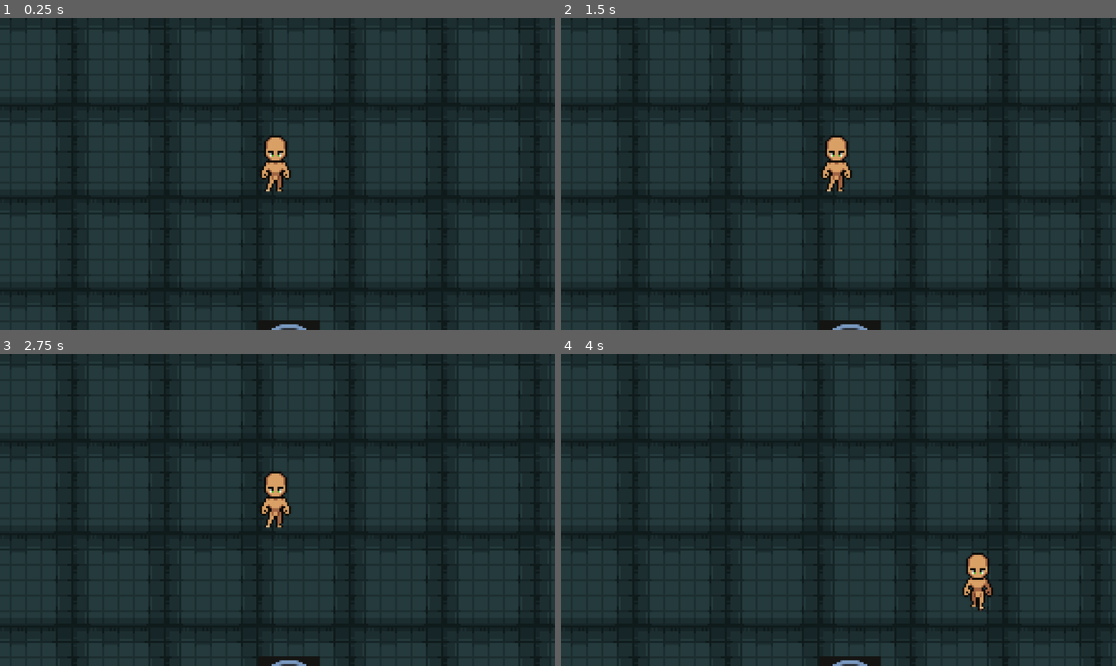
Above: before the commit, frames 1-4 (two rows, left to right).
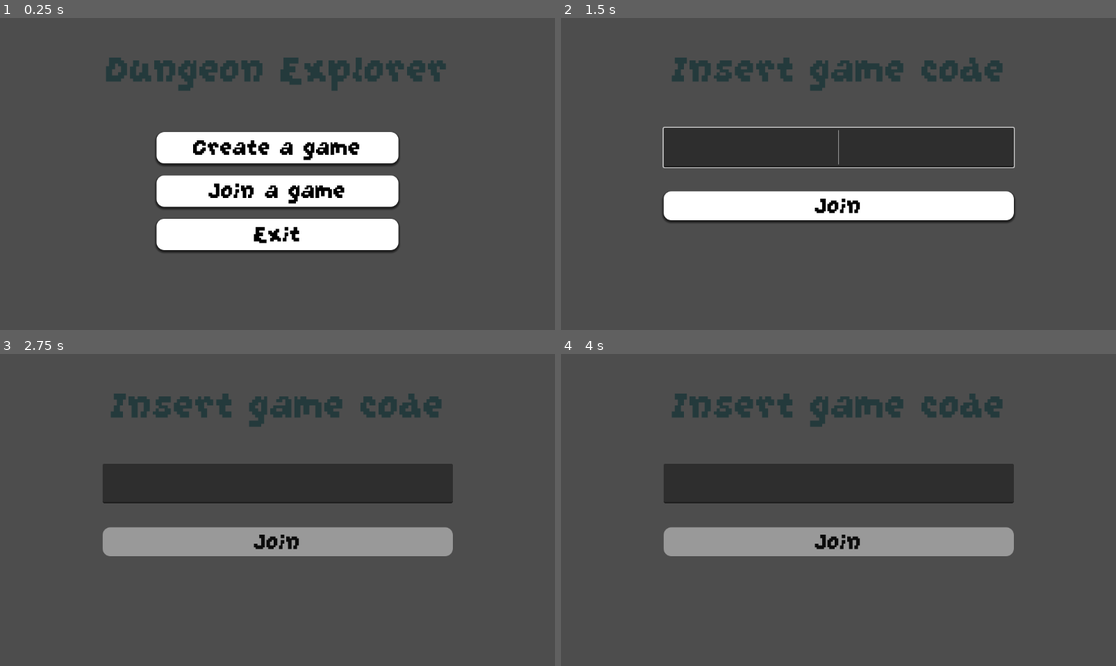
Above: after the commit, the same moments.

Repository: Marcooo33/Dungeon-Explorer
Game: Godot game, scene res://scenes/main_menu/main_menu.tscn
Same seed, same stepped clock (60 frames per second), same inputs: the game is played once before the commit and once after it. Before the commit the project starts from res://scenes/game.tscn.
Inputs (mouse positions are in pixels of both pictures, inside the frame that each line leads up to):
- Up to frame 1 (0.25 s): no input
- Up to frame 2 (1.5 s): click (838, 149) at 0.5 s, where only the run after the commit has a clickable "Create a game"; click (838, 189) at 1.25 s, where only the run after the commit has a clickable "Join a game"
- Up to frame 3 (2.75 s): click (277, 541) at 2 s, where only the run after the commit has a clickable "Join"
- Up to frame 4 (4 s): hold D (move_right) 2.78-3.53 s; hold S (move_down) from 3.53 s (still down)

The runs differ from the first frame. In frame 1, 97% of the frame differs, in the area x 0-100%, y 0-100%; in frame 2, 90%; in frame 3, 91%; in frame 4, 90%.

Commit message:
feat [main]: create main menu and connect to server
- !!! se si sbaglia codice di invito allora bisogna riavviare l'app

Co-Authored-By: 4lePl4y <215759906+4lePl4y@users.noreply.github.com>

Diff:
--- /dev/null
+++ b/client/network/NetworkManager.gd
@@ -0,0 +1,54 @@
+extends Node
+
+var SERVER_IP = OS.get_environment("SERVER_IP") if OS.has_environment("SERVER_IP") else "127.0.0.1"
+var SERVER_PORT = OS.get_environment("SERVER_PORT") if OS.has_environment("PORT") else "8080"
+
+var matchmaker_socket = StreamPeerTCP.new()
+var game_socket = StreamPeerTCP.new()
+
+# Segnali per avvisare il resto del gioco quando succede qualcosa
+signal matchmaker_connected
+signal game_started(port)
+
+func _ready():
+	# Connessione automatica all'avvio
+	var err = matchmaker_socket.connect_to_host(SERVER_IP, int(SERVER_PORT))
+	if err == OK:
+		print("NetworkManager: Tentativo di connessione al Matchmaker...")
+	else:
+		print("NetworkManager: Errore inizializzazione socket: ", err)
+
+func _process(_delta):
+	_monitor_socket(matchmaker_socket, "Matchmaker")
+	_monitor_socket(game_socket, "GameServer")
+
+func _monitor_socket(socket: StreamPeerTCP, label: String):
+	socket.poll()
+	var status = socket.get_status()
+
+	if status == StreamPeerTCP.STATUS_CONNECTED:
+		var available_bytes = socket.get_available_bytes()
+		if available_bytes > 0:
+			var data = socket.get_utf8_string(available_bytes)
+			_handle_data(label, data) # Elaboriamo i dati invece di rispedirli indietro
+	elif status == StreamPeerTCP.STATUS_ERROR:
+		print("ERRORE: Problema con ", label)
+
+# Gestione dei messaggi in arrivo
+func _handle_data(source: String, data: String):
+	print("Ricevuto da ", source, ": ", data)
+
+	if source == "Matchmaker":
+		var game_port = data.get_slice(" ", 2).to_int()
+		connect_to_game_server(game_port)
+
+func send_to_matchmaker(msg: String):
+	if matchmaker_socket.get_status() == StreamPeerTCP.STATUS_CONNECTED:
+		matchmaker_socket.put_data((msg + "\n").to_utf8_buffer()) # Aggiungi \n per il server
+		print("Inviato: ", msg)
+
+func connect_to_game_server(port: int):
+	print("Connessione al Game Server sulla porta: ", port)
+	var err = game_socket.connect_to_host(SERVER_IP, port)
+	if err == OK:
+		emit_signal("game_started", port)
--- a/client/project.godot
+++ b/client/project.godot
@@ -11,9 +11,13 @@
 [application]
 
 config/name="dungeon-explorer"
-run/main_scene="uid://bj8687ybo8yhn"
+run/main_scene="uid://c62nvk4fmrsri"
 config/features=PackedStringArray("4.6", "GL Compatibility")
 config/icon="res://icon.svg"
+
+[autoload]
+
+NetworkManager="*uid://dnq8aytad4rdv"
 
 [input]
 
--- a/client/scenes/game.tscn
+++ b/client/scenes/game.tscn
@@ -15,3 +15,9 @@
 [node name="Camera2D" type="Camera2D" parent="." unique_id=818145962]
 position = Vector2(154, 84)
 zoom = Vector2(4, 4)
+
+[node name="MainMenu" type="Control" parent="." unique_id=863300638]
+layout_mode = 3
+anchors_preset = 0
+offset_right = 40.0
+offset_bottom = 40.0
--- /dev/null
+++ b/client/scenes/main_menu/join_menu/code_line_edit.gd
@@ -0,0 +1,14 @@
+extends LineEdit
+
+func _ready():
+	# Richiede il focus appena la scena è pronta
+	grab_focus()
+
+
+func _on_text_changed(new_text: String) -> void:
+	# Memorizziamo la posizione del cursore per evitare che salti alla fine
+	var caret_pos = get_caret_column()
+	# Trasformiamo il testo in maiuscolo
+	text = new_text.to_upper()
+	# Ripristiniamo la posizione del cursore
+	set_caret_column(caret_pos)
--- /dev/null
+++ b/client/scenes/main_menu/join_menu/join_menu.gd
@@ -0,0 +1,12 @@
+extends Control
+
+
+func _on_join_button_pressed() -> void:
+	var input_code = $VBoxContainer/CodeLineEdit.text
+	if NetworkManager.matchmaker_socket.get_status() == StreamPeerTCP.STATUS_CONNECTED:
+		NetworkManager.send_to_matchmaker("JOIN " + input_code)
+		# Suggerimento: non cambiare scena subito.
+		# Aspetta che il server ti confermi la creazione!
+		# Puoi farlo collegandoti al segnale 'game_started'
+	else:
+		print("Impossibile creare partita: Matchmaker non connesso.")
--- /dev/null
+++ b/client/scenes/main_menu/join_menu/join_menu.tscn
@@ -0,0 +1,108 @@
+[gd_scene format=3 uid="uid://o02uktcrbgr1"]
+
+[ext_resource type="FontFile" uid="uid://bddg2pa2n2t0j" path="res://scenes/main_menu/GrapeSoda.ttf" id="1_6ahre"]
+[ext_resource type="Script" uid="uid://dkcmxshe1fdt8" path="res://scenes/main_menu/join_menu/join_menu.gd" id="1_mn2gc"]
+[ext_resource type="Script" uid="uid://cpqeg56vnhlem" path="res://scenes/main_menu/join_menu/code_line_edit.gd" id="3_c4ob7"]
+
+[sub_resource type="StyleBoxTexture" id="StyleBoxTexture_mn2gc"]
+
+[sub_resource type="FontVariation" id="FontVariation_c4ob7"]
+base_font = ExtResource("1_6ahre")
+spacing_glyph = 30
+
+[sub_resource type="StyleBoxFlat" id="StyleBoxFlat_mn2gc"]
+bg_color = Color(1, 1, 1, 1)
+corner_radius_top_left = 16
+corner_radius_top_right = 16
+corner_radius_bottom_right = 16
+corner_radius_bottom_left = 16
+shadow_size = 5
+shadow_offset = Vector2(0, 3)
+
+[sub_resource type="StyleBoxFlat" id="StyleBoxFlat_c4ob7"]
+corner_radius_top_left = 16
+corner_radius_top_right = 16
+corner_radius_bottom_right = 16
+corner_radius_bottom_left = 16
+
+[sub_resource type="StyleBoxFlat" id="StyleBoxFlat_ye38i"]
+corner_radius_top_left = 16
+corner_radius_top_right = 16
+corner_radius_bottom_right = 16
+corner_radius_bottom_left = 16
+
+[node name="JoinMenu" type="Control" unique_id=183213359]
+layout_mode = 3
+anchors_preset = 15
+anchor_right = 1.0
+anchor_bottom = 1.0
+grow_horizontal = 2
+grow_vertical = 2
+script = ExtResource("1_mn2gc")
+
+[node name="Panel" type="Panel" parent="." unique_id=1452962850]
+layout_mode = 1
+anchors_preset = 15
+anchor_right = 1.0
+anchor_bottom = 1.0
+grow_horizontal = 2
+grow_vertical = 2
+theme_override_styles/panel = SubResource("StyleBoxTexture_mn2gc")
+
+[node name="Label" type="Label" parent="Panel" unique_id=588698339]
+layout_mode = 1
+anchors_preset = 5
+anchor_left = 0.5
+anchor_right = 0.5
+offset_left = -20.0
+offset_top = 57.0
+offset_right = 20.0
+offset_bottom = 80.0
+grow_horizontal = 2
+theme_override_colors/font_color = Color(0.14117648, 0.22745098, 0.23529412, 1)
+theme_override_fonts/font = ExtResource("1_6ahre")
+theme_override_font_sizes/font_size = 100
+text = "Insert game code"
+
+[node name="VBoxContainer" type="VBoxContainer" parent="." unique_id=351110372]
+layout_mode = 1
+anchors_preset = 8
+anchor_left = 0.5
+anchor_top = 0.5
+anchor_right = 0.5
+anchor_bottom = 0.5
+offset_left = -363.5
+offset_top = -96.375
+offset_right = 363.5
+offset_bottom = 96.375
+grow_horizontal = 2
+grow_vertical = 2
+theme_override_constants/separation = 50
+
+[node name="CodeLineEdit" type="LineEdit" parent="VBoxContainer" unique_id=1087977495]
+layout_mode = 2
+size_flags_vertical = 3
+theme_override_fonts/font = SubResource("FontVariation_c4ob7")
+theme_override_font_sizes/font_size = 70
+alignment = 1
+max_length = 6
+context_menu_enabled = false
+caret_blink = true
+script = ExtResource("3_c4ob7")
+
+[node name="JoinButton" type="Button" parent="VBoxContainer" unique_id=456174614]
+layout_mode = 2
+theme_override_colors/font_color = Color(0, 0, 0, 1)
+theme_override_colors/font_hover_color = Color(0, 0, 0, 0.9254902)
+theme_override_colors/font_hover_pressed_color = Color(1, 1, 1, 1)
+theme_override_colors/font_outline_color = Color(0, 0, 0, 0.59607846)
+theme_override_fonts/font = ExtResource("1_6ahre")
+theme_override_font_sizes/font_size = 60
+theme_override_styles/normal = SubResource("StyleBoxFlat_mn2gc")
+theme_override_styles/pressed = SubResource("StyleBoxFlat_c4ob7")
+theme_override_styles/hover = SubResource("StyleBoxFlat_ye38i")
+text = "Join"
+metadata/_edit_use_anchors_ = true
+
+[connection signal="text_changed" from="VBoxContainer/CodeLineEdit" to="VBoxContainer/CodeLineEdit" method="_on_text_changed"]
+[connection signal="pressed" from="VBoxContainer/JoinButton" to="." method="_on_join_button_pressed"]
--- /dev/null
+++ b/client/scenes/main_menu/main_menu.gd
@@ -0,0 +1,23 @@
+extends Control
+
+func _on_createGame_button_pressed() -> void:
+	if NetworkManager.matchmaker_socket.get_status() == StreamPeerTCP.STATUS_CONNECTED:
+		NetworkManager.send_to_matchmaker("CREATE")
+		# Suggerimento: non cambiare scena subito.
+		# Aspetta che il server ti confermi la creazione!
+		# Puoi farlo collegandoti al segnale 'game_started'
+	else:
+		print("Impossibile creare partita: Matchmaker non connesso.")
+
+func _ready():
+	# Opzionale: connettiti al segnale per cambiare scena solo quando la porta è pronta
+	NetworkManager.connect("game_started", _on_game_ready)
+
+func _on_game_ready(_port):
+	get_tree().change_scene_to_file("res://scenes/game.tscn")
+
+func _on_joinGame_button_pressed() -> void:
+	get_tree().change_scene_to_file("res://scenes/main_menu/join_menu/join_menu.tscn")
+
+func _on_exit_button_pressed() -> void:
+	get_tree().quit()
--- /dev/null
+++ b/client/scenes/main_menu/main_menu.tscn
@@ -0,0 +1,124 @@
+[gd_scene format=3 uid="uid://c62nvk4fmrsri"]
+
+[ext_resource type="Script" uid="uid://dq6o7w3v4j0va" path="res://scenes/main_menu/main_menu.gd" id="1_f5okj"]
+[ext_resource type="FontFile" uid="uid://bddg2pa2n2t0j" path="res://scenes/main_menu/GrapeSoda.ttf" id="2_o5w3e"]
+
+[sub_resource type="StyleBoxTexture" id="StyleBoxTexture_jc45y"]
+
+[sub_resource type="StyleBoxFlat" id="StyleBoxFlat_d3a7t"]
+bg_color = Color(1, 1, 1, 1)
+corner_radius_top_left = 16
+corner_radius_top_right = 16
+corner_radius_bottom_right = 16
+corner_radius_bottom_left = 16
+shadow_size = 5
+shadow_offset = Vector2(0, 3)
+
+[sub_resource type="StyleBoxFlat" id="StyleBoxFlat_0ebjn"]
+corner_radius_top_left = 16
+corner_radius_top_right = 16
+corner_radius_bottom_right = 16
+corner_radius_bottom_left = 16
+
+[sub_resource type="StyleBoxFlat" id="StyleBoxFlat_ob46e"]
+corner_radius_top_left = 16
+corner_radius_top_right = 16
+corner_radius_bottom_right = 16
+corner_radius_bottom_left = 16
+
+[node name="MainMenu" type="Control" unique_id=1474532954]
+layout_mode = 3
+anchors_preset = 15
+anchor_right = 1.0
+anchor_bottom = 1.0
+grow_horizontal = 2
+grow_vertical = 2
+script = ExtResource("1_f5okj")
+
+[node name="Panel" type="Panel" parent="." unique_id=951290453]
+layout_mode = 1
+anchors_preset = 15
+anchor_right = 1.0
+anchor_bottom = 1.0
+grow_horizontal = 2
+grow_vertical = 2
+theme_override_styles/panel = SubResource("StyleBoxTexture_jc45y")
+
+[node name="Label" type="Label" parent="Panel" unique_id=1398404792]
+layout_mode = 1
+anchors_preset = 5
+anchor_left = 0.5
+anchor_right = 0.5
+offset_left = -20.0
+offset_top = 57.0
+offset_right = 20.0
+offset_bottom = 80.0
+grow_horizontal = 2
+theme_override_colors/font_color = Color(0.14117648, 0.22745098, 0.23529412, 1)
+theme_override_fonts/font = ExtResource("2_o5w3e")
+theme_override_font_sizes/font_size = 100
+text = "Dungeon Explorer"
+
+[node name="VBoxContainer" type="VBoxContainer" parent="." unique_id=156078512]
+layout_mode = 1
+anchors_preset = 8
+anchor_left = 0.5
+anchor_top = 0.5
+anchor_right = 0.5
+anchor_bottom = 0.5
+offset_left = -251.0
+offset_top = -87.5
+offset_right = 251.0
+offset_bottom = 157.5
+grow_horizontal = 2
+grow_vertical = 2
+theme_override_constants/separation = 25
+
+[node name="CreateButton" type="Button" parent="VBoxContainer" unique_id=1468813064]
+layout_mode = 2
+size_flags_vertical = 3
+theme_override_colors/font_color = Color(0, 0, 0, 1)
+theme_override_colors/font_hover_color = Color(0, 0, 0, 0.9254902)
+theme_override_colors/font_hover_pressed_color = Color(1, 1, 1, 1)
+theme_override_colors/font_outline_color = Color(0, 0, 0, 0.59607846)
+theme_override_fonts/font = ExtResource("2_o5w3e")
+theme_override_font_sizes/font_size = 60
+theme_override_styles/normal = SubResource("StyleBoxFlat_d3a7t")
+theme_override_styles/pressed = SubResource("StyleBoxFlat_0ebjn")
+theme_override_styles/hover = SubResource("StyleBoxFlat_ob46e")
+text = "Create a game"
+metadata/_edit_use_anchors_ = true
+
+[node name="JoinButton" type="Button" parent="VBoxContainer" unique_id=635093589]
+layout_mode = 2
+size_flags_vertical = 3
+theme_override_colors/font_color = Color(0, 0, 0, 1)
+theme_override_colors/font_hover_color = Color(0, 0, 0, 0.9254902)
+theme_override_colors/font_hover_pressed_color = Color(1, 1, 1, 1)
+theme_override_colors/font_outline_color = Color(0, 0, 0, 0.59607846)
+theme_override_fonts/font = ExtResource("2_o5w3e")
+theme_override_font_sizes/font_size = 60
+theme_override_styles/normal = SubResource("StyleBoxFlat_d3a7t")
+theme_override_styles/pressed = SubResource("StyleBoxFlat_0ebjn")
+theme_override_styles/hover = SubResource("StyleBoxFlat_ob46e")
+text = "Join a game"
+metadata/_edit_use_anchors_ = true
+
+[node name="ExitButton" type="Button" parent="VBoxContainer" unique_id=804280272]
+layout_mode = 2
+size_flags_vertical = 3
+theme_override_colors/font_color = Color(0, 0, 0, 1)
+theme_override_colors/font_hover_color = Color(0, 0, 0, 0.9254902)
+theme_override_colors/font_hover_pressed_color = Color(1, 1, 1, 1)
+theme_override_colors/font_outline_color = Color(0, 0, 0, 0.59607846)
+theme_override_fonts/font = ExtResource("2_o5w3e")
+theme_override_font_sizes/font_size = 60
+theme_override_styles/normal = SubResource("StyleBoxFlat_d3a7t")
+theme_override_styles/pressed = SubResource("StyleBoxFlat_0ebjn")
+theme_override_styles/hover = SubResource("StyleBoxFlat_ob46e")
+text = "Exit"
+metadata/_edit_use_anchors_ = true
+
+[connection signal="pressed" from="VBoxContainer/CreateButton" to="." method="_on_createGame_button_pressed"]
+[connection signal="pressed" from="VBoxContainer/JoinButton" to="." method="_on_joinGame_button_pressed"]
+[connection signal="pressed" from="VBoxContainer/ExitButton" to="." method="_on_exit_button_pressed"]
--- a/client/scenes/network.gd
+++ /dev/null
@@ -1,47 +0,0 @@
-extends Node
-
-var SERVER_IP = OS.get_environment("SERVER_IP") if OS.has_environment("SERVER_IP") else "127.0.0.1"
-var SERVER_PORT = OS.get_environment("SERVER_PORT") if OS.has_environment("PORT") else "8080"
-var matchmaker_socket = StreamPeerTCP.new()
-var game_socket = StreamPeerTCP.new()
-var message_sent = false # Flag per evitare di inviare il messaggio a ripetizione
-
-func _ready():
-	print("DEBUG: Lo script di rete è partito!")
-	var socket_connection_status = matchmaker_socket.connect_to_host(SERVER_IP, SERVER_PORT.to_int())
-	if socket_connection_status == OK:
-		print("Tentativo di connessione al matchmaker in corso...")
-	else:
-		print("Errore immediato di connessione al matchmaker: ", socket_connection_status)
-
-func _process(_delta):
-	matchmaker_socket.poll() # Necessario per aggiornare lo stato del socket
-	var status = matchmaker_socket.get_status()
-
-	if status == StreamPeerTCP.STATUS_CONNECTED:
-		if not message_sent:
-			# Creazione messaggio e invio messaggio
-			var msg = "CREATE"
-			var bytes=msg.to_utf8_buffer()
-			matchmaker_socket.put_data(bytes)
-			print("Inviato al matchmaker: ", msg)
-			message_sent = true # Segnamo che l'invio è avvenuto
-
-		if matchmaker_socket.get_available_bytes() > 0:
-			# Prendiamo la risposta del server
-			var data = matchmaker_socket.get_utf8_string(matchmaker_socket.get_available_bytes())
-			print("Ricevuto dal matchmaker: ", data)
-			var game_port = data.get_slice(" ", 2).to_int();
-
-			# Creaiamo la socket per la partita
-			await get_tree().create_timer(2.0).timeout
-			var socket_connection_status = game_socket.connect_to_host(SERVER_IP, game_port)
-			if socket_connection_status == OK:
-				print("Tentativo di connessione alla partita in corso...")
-			else:
-				print("Errore immediato di connessione alla partita: ", socket_connection_status)
-
-	elif status == StreamPeerTCP.STATUS_ERROR or status == StreamPeerTCP.STATUS_NONE:
-		if message_sent: # Se eravamo connessi e ora non più
-			print("Connessione persa o errore col matchmaker.")
-			message_sent = false
Not shown, added: client/network/NetworkManager.gd.uid
Binary file added: client/scenes/main_menu/GrapeSoda.ttf
Not shown, added: client/scenes/main_menu/GrapeSoda.ttf.import
Not shown, added: client/scenes/main_menu/join_menu/code_line_edit.gd.uid
Not shown, added: client/scenes/main_menu/join_menu/join_menu.gd.uid
Not shown, added: client/scenes/main_menu/main_menu.gd.uid
Not shown, removed: client/scenes/network.gd.uid
Not shown, added: client/scenes/main_menu/join_menu/join_menu.tscn2717105149.tmp
